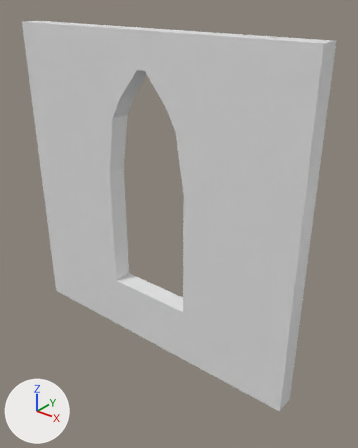
The Blender file Assets/Meshes/Window.blend: old version first, new version second.
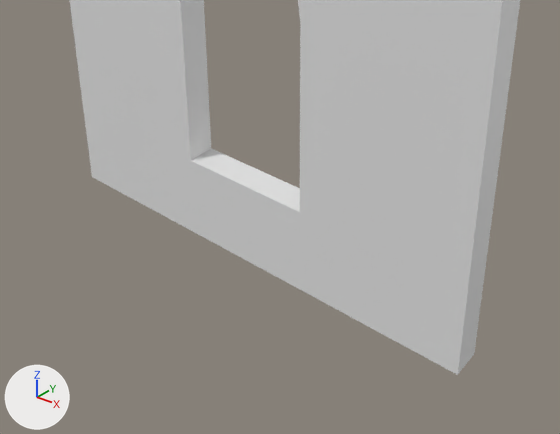
Each version is shown whole from a 50 mm lens placed at (1.72, -4.26, 4.43), pointed at (-1.71, 0.04, 1.77), then close up on the part from 0% to 96% of the width and 41% to 100% of the height. Arrows for +X, +Y and +Z are at lower left; the lights stay in place. The same objects are shown in both versions, whatever each file hides.

The scene before the commit, as lines of its bpy script (objects in view):
```python
me_lod_a_window = bpy.data.meshes.new('LOD_A_Window')
me_lod_a_window.from_pydata(...)  # 56 vertices, 56 faces; spans x -4.0..0.0, y -0.25..0.0, z 0.0..4.0
ob_lod_a_window = bpy.data.objects.new('LOD_A_Window', me_lod_a_window)
ob_lod_a_window.location = (0.0, 0.0, 0.0)
```
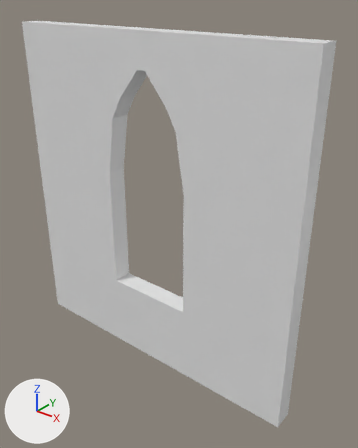
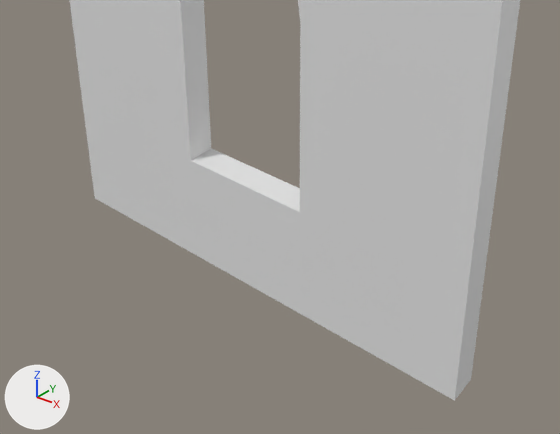
Pixel boxes [x1, y1, x2, y2] of what changed, in the close-ups (560 x 434 px):
'LOD_A_Window', reshaped
    before: [69, 0, 520, 375]
    after: [69, 0, 520, 401]
part 1 of me_lod_a_window, built on
    after: [92, 177, 474, 401]

Edits to the bpy script that builds the scene:
```text
Change me_lod_a_window:
    used by ob_lod_a_window; location = (0.0, 0.0, 0.0)
    remove me_lod_a_window.from_pydata(...)  # 56 vertices, 56 faces; spans x -4.0..0.0, y -0.25..0.0, z 0.0..4.0
    add me_lod_a_window.from_pydata(...)  # 64 vertices, 64 faces; spans x -4.0..0.0, y -0.25..0.0, z -0.25..4.0
    me_lod_a_window part 1
    3 faces are deleted
    8 new vertices lie (0.0, 0.0, -0.25) away from vertices in x -4.0..0.0, y -0.25..0.0, z 0.0
    11 new faces join them
```
